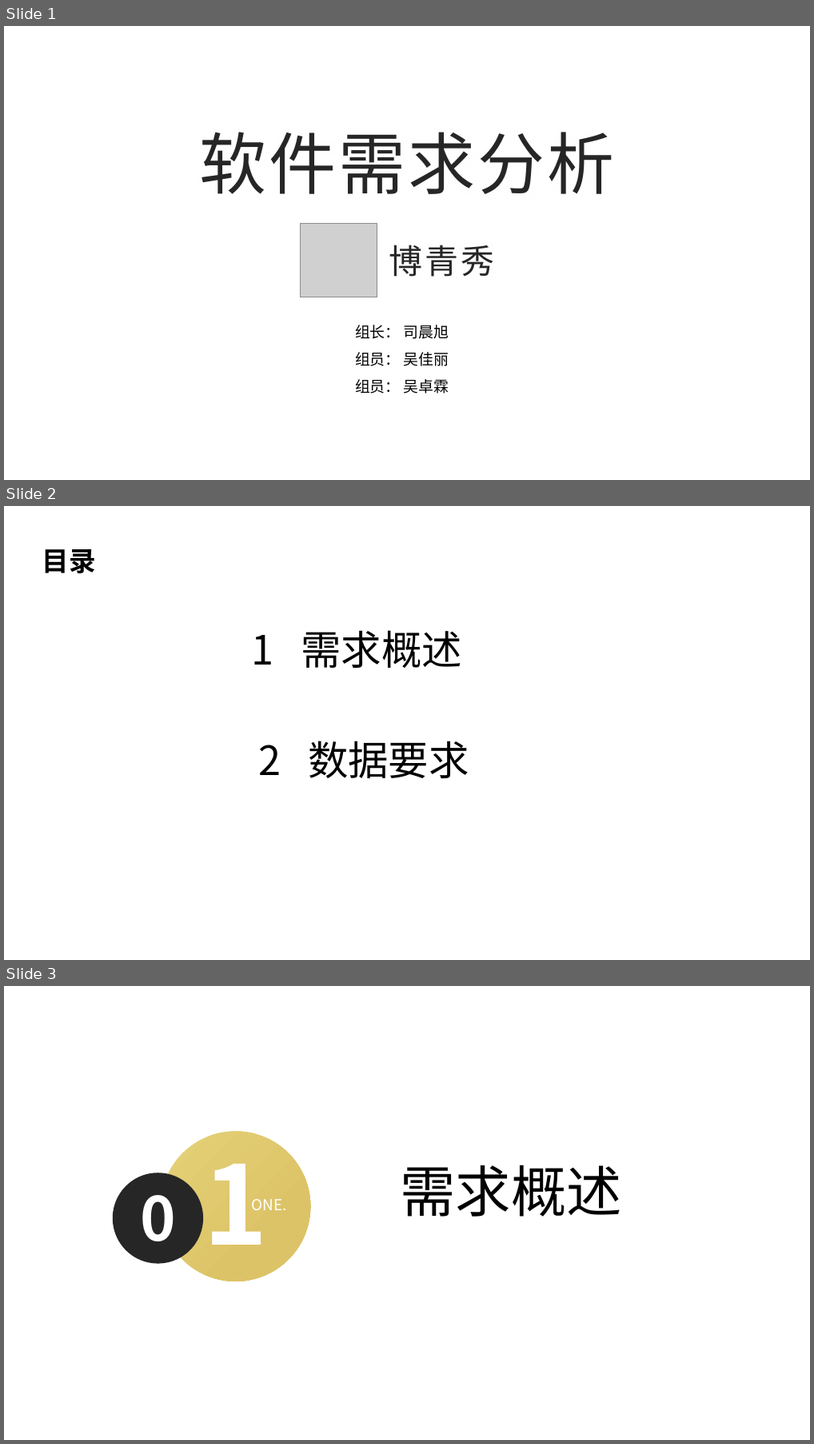
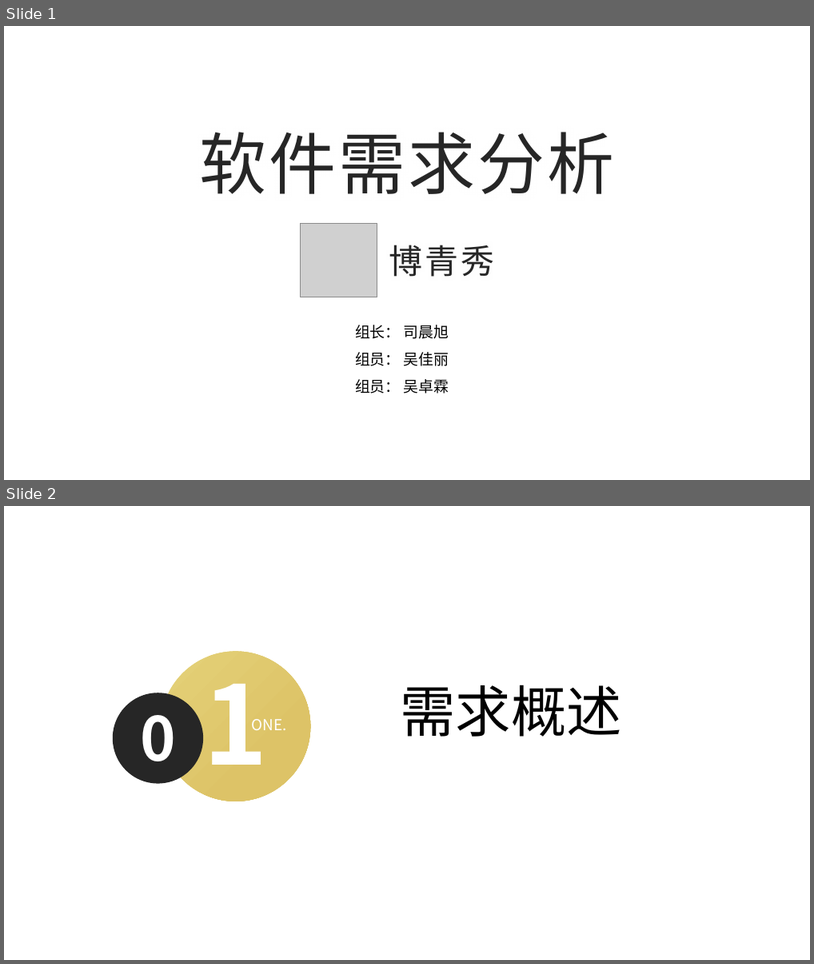
Before and after one commit to scxdhr020629/SE2022-G09, a slide deck: item/需求分析/SE2022_G09_需求分析.pptx. Shown one above the other, each under a label of ours: slides 1, 2 and 3 before the commit, slides 1 and 2 after it. The pictures are 814x1444 and 814x964 pixels, drawn with LibreOffice and Linux fonts; fonts in the diff are those of the drawing; grey boxes stand for pictures; background and template pictures are left out. Boxes give left, top, right and bottom in pixels: in the first picture for what was removed or moved away, otherwise in the second. Text is boxed around its words. In the diff, an @@ line names an element or a change of style, - is before the commit and + after.

```diff
--- a/item/需求分析/SE2022_G09_需求分析.pptx
+++ b/item/需求分析/SE2022_G09_需求分析.pptx
@@ slide 2 removed at [4, 506, 810, 960], background picture (left out) @@
@@ rectangle removed at [4, 506, 810, 960] @@
@@ rectangle removed at [4, 527, 810, 939] @@
@@ text removed at [42, 549, 96, 573] @@
-目录
@@ text removed at [251, 630, 462, 668] @@
-1 需求概述
@@ text removed at [258, 740, 470, 778] @@
-2 数据要求
@@ what was slide 3 is now slide 2 @@
```
Also in this commit, not shown: 10 slides changed, 1 other slide removed, 7 other files.
